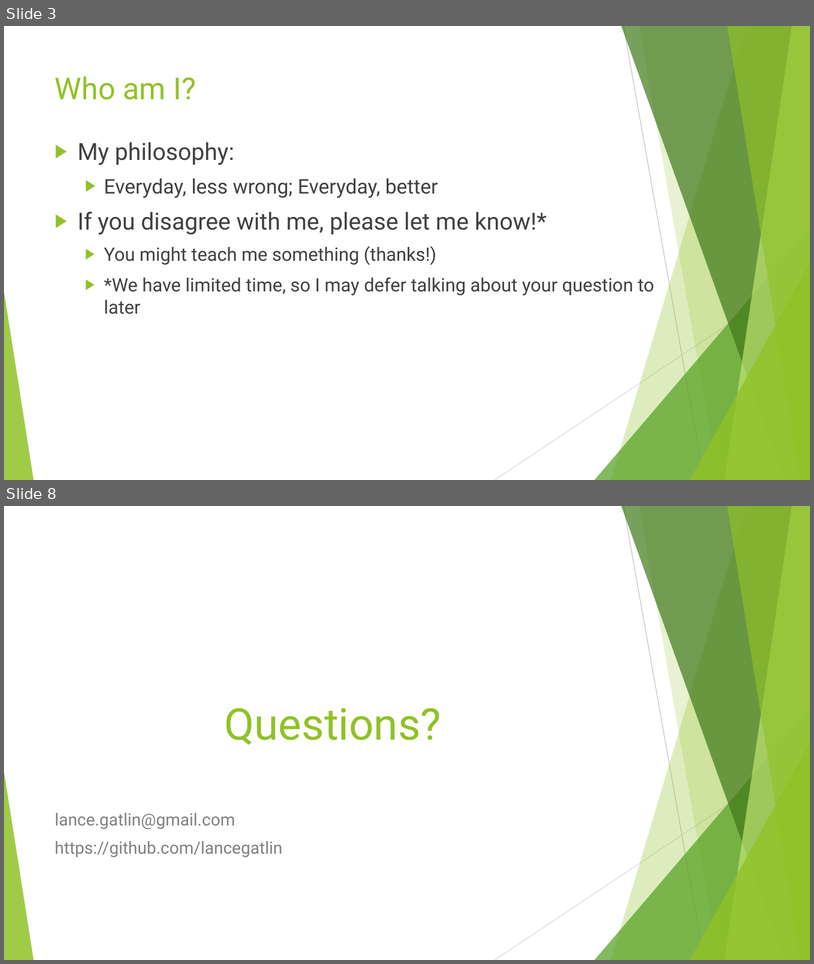
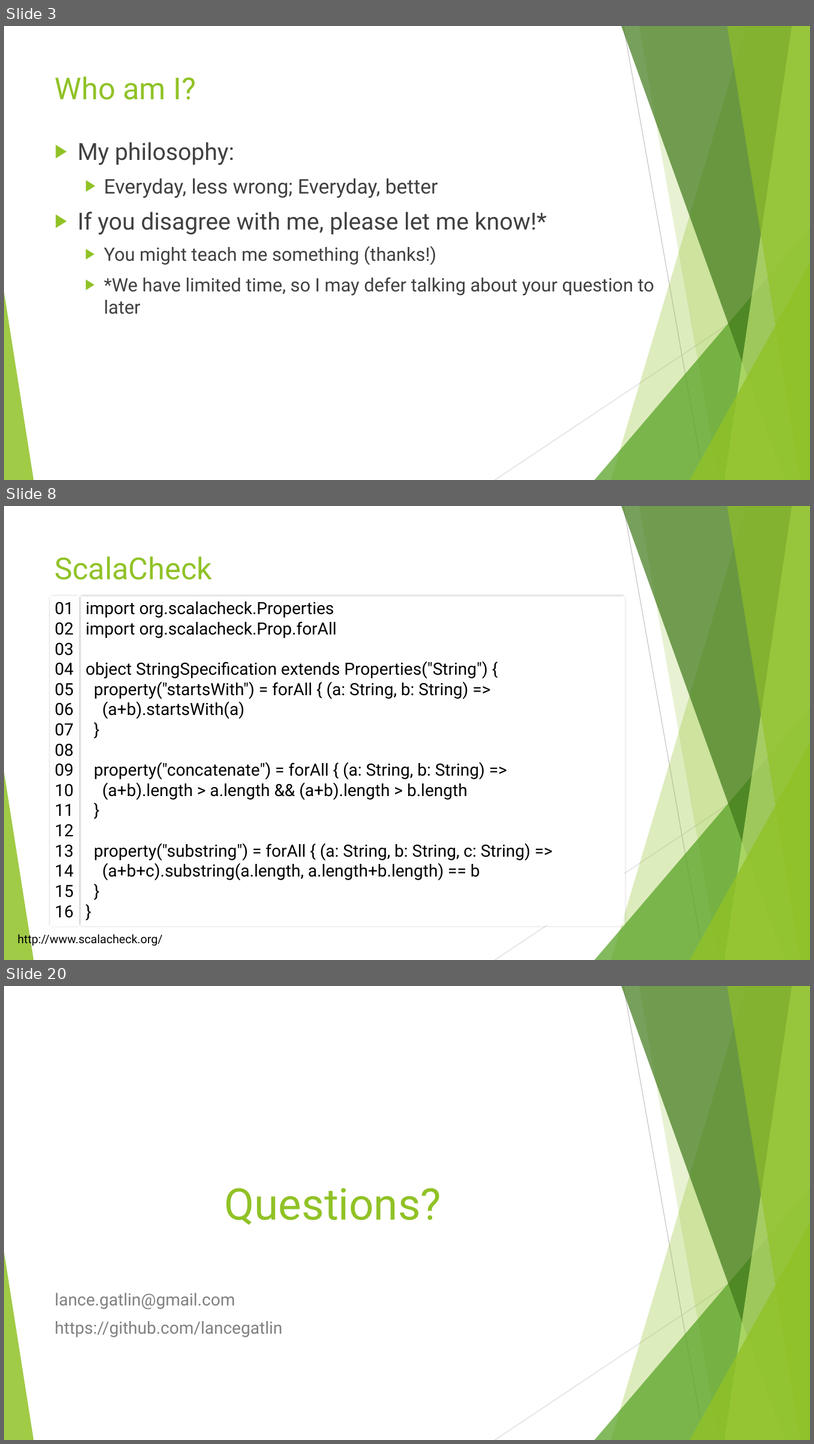
Before and after one commit to lancegatlin/tagless-final-autotest-talk-19feb19, a slide deck: tagless-final-autotest-19Feb19.pptx. Shown one above the other, each under a label of ours: slides 3 and 8 before the commit, slides 3, 8 and 20 after it; the slides between them are not shown. The pictures are 814x964 and 814x1444 pixels, drawn with LibreOffice and Linux fonts; fonts in the diff are those of the drawing. Boxes give left, top, right and bottom in pixels: in the first picture for what was removed or moved away, otherwise in the second. Text is boxed around its words. In the diff, an @@ line names an element or a change of style, - is before the commit and + after.

```diff
--- a/tagless-final-autotest-19Feb19.pptx
+++ b/tagless-final-autotest-19Feb19.pptx
@@ slide 8 added at <box>4,506,810,960</box>, background #FFFFFF; not listed: 10 template elements that a slide beside it also shows @@
@@ title added at <box>55,556,212,580</box>, 36 pt, text #90C226 @@
+ScalaCheck
@@ rectangle added at <box>49,595,80,927</box>, fill #FFFFFF, outline #000000 2 pt, 20 pt, text #000000 @@
+01
+02
+03
+04
+05
+06
+07
+08
+09
+10
+11
+12
+13
+14
+15
+16
@@ rectangle added at <box>80,595,626,927</box>, fill #FFFFFF, outline #000000 2 pt, 20 pt, text #000000 @@
+import org.scalacheck.Properties
+import org.scalacheck.Prop.forAll
+object StringSpecification extends Properties("String") {
+property("startsWith") = forAll { (a: String, b: String) =>
+(a+b).startsWith(a)
+}
+property("concatenate") = forAll { (a: String, b: String) =>
+(a+b).length > a.length && (a+b).length > b.length
+}
+property("substring") = forAll { (a: String, b: String, c: String) =>
+(a+b+c).substring(a.length, a.length+b.length) == b
+}
+}
@@ text added at <box>18,932,163,946</box>, 14 pt, text #000000 @@
+http://www.scalacheck.org/
@@ what was slide 8 is now slide 20 @@
```
Also in this commit, not shown: 4 slides changed, 13 other slides added, 2 slides removed.
